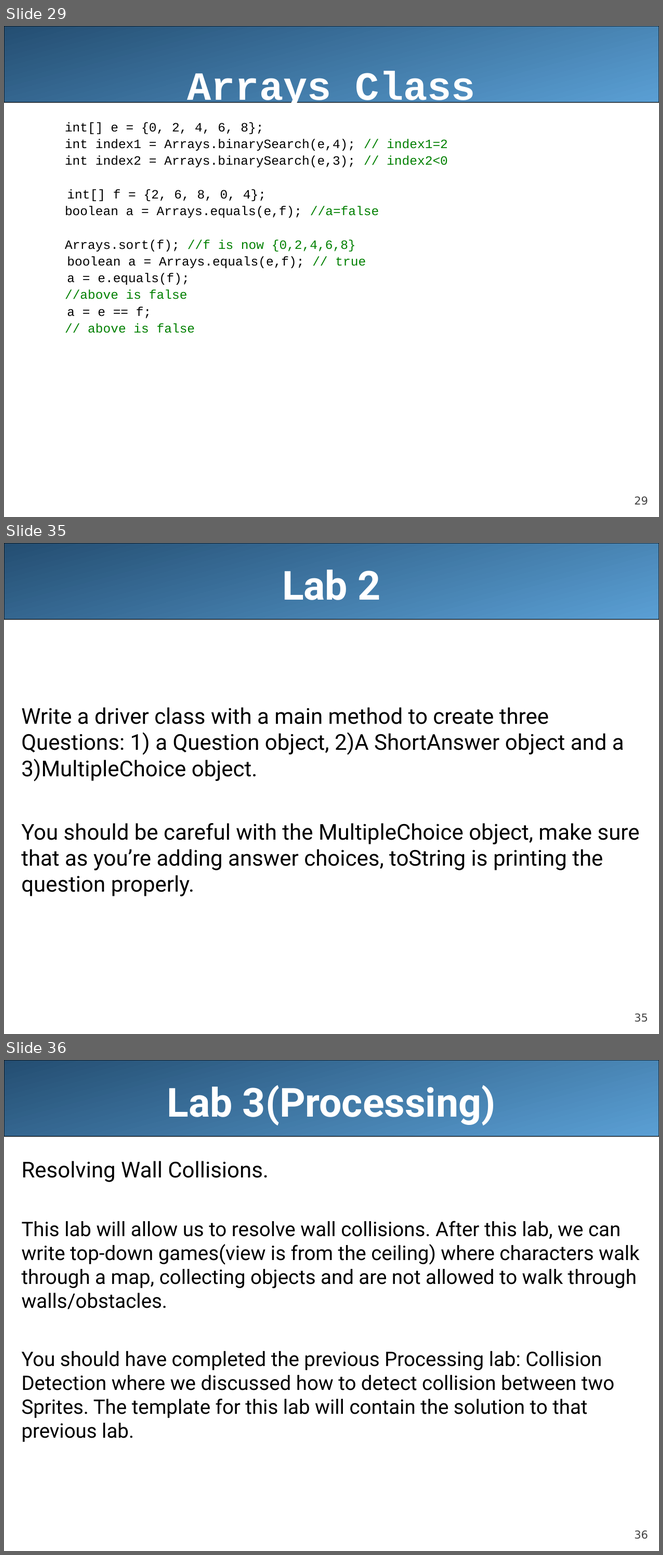
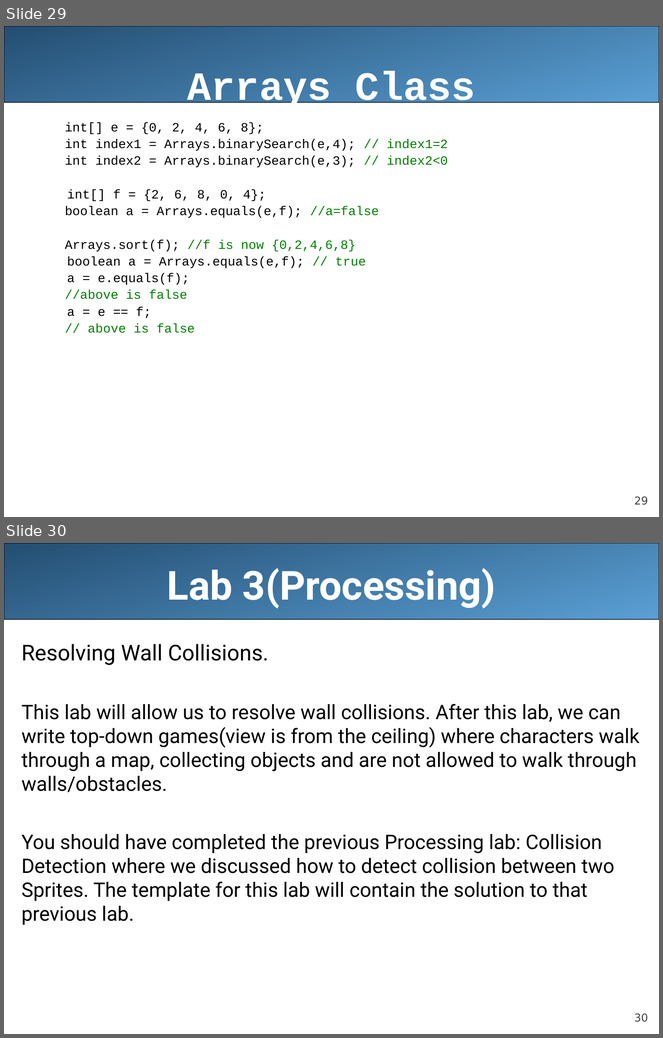
Before and after one commit to LongBaoNguyen/longbaonguyen.github.io, a slide deck: courses/apcsa/lecture19.ppt. Shown one above the other, each under a label of ours: slides 29, 35 and 36 before the commit, slides 29 and 30 after it; the slides between them are not shown. The pictures are 663x1555 and 663x1038 pixels, drawn with LibreOffice and Linux fonts; fonts in the diff are those of the drawing. Boxes give left, top, right and bottom in pixels: in the first picture for what was removed or moved away, otherwise in the second. Text is boxed around its words. In the diff, an @@ line names an element or a change of style, - is before the commit and + after.

```diff
--- a/courses/apcsa/lecture19.ppt
+++ b/courses/apcsa/lecture19.ppt
@@ slide 35 removed at (x1=4, y1=543, x2=659, y2=1034), background #FFFFFF; not listed: 2 template elements that a slide beside it also shows @@
@@ title removed at (x1=282, y1=570, x2=380, y2=600) @@
-Lab 2
@@ text removed at (x1=21, y1=707, x2=640, y2=897) @@
-Write a driver class with a main method to create three Questions: 1) a Question object, 2)A ShortAnswer object and a 3)MultipleChoice object.
-You should be careful with the MultipleChoice object, make sure that as you’re adding answer choices, toString is printing the question properly.
@@ what was slide 36 is now slide 30 @@
@@ page number at (x1=634, y1=1014, x2=648, y2=1022): text changed @@
-36
+30
```
Also in this commit, not shown: 5 other slides removed, 9 other files.
